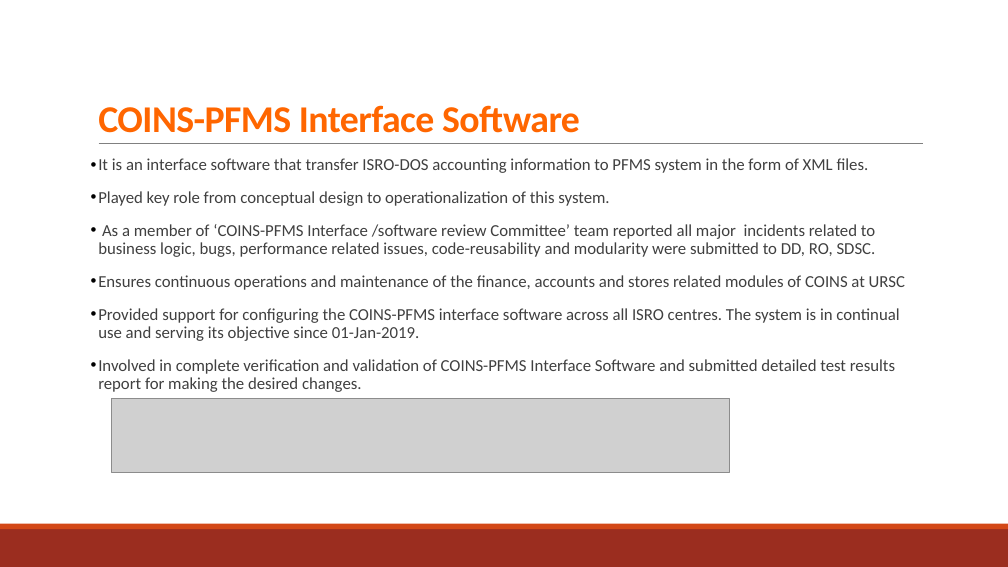
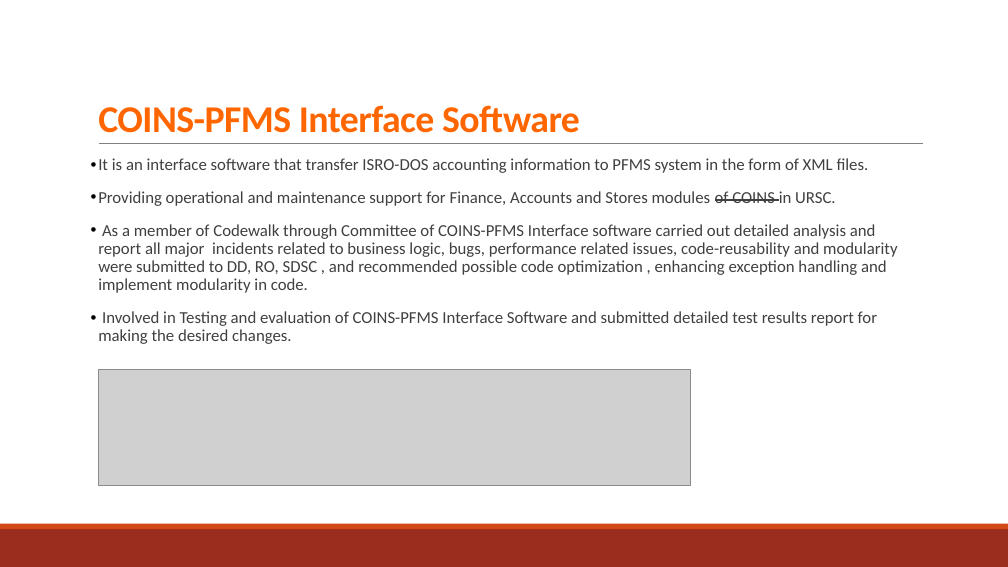
Before and after one commit to NavdeepGarg/DPC_Repo, a slide deck: slide 5 of handOutSources/navdeep.pptx (slide 4 before the commit). Drawn at 1008x567 pixels with LibreOffice and Linux fonts; fonts in the diff are those of the drawing; grey boxes stand for pictures. Boxes give left, top, right and bottom in pixels: in the first picture for what was removed or moved away, otherwise in the second. Text is boxed around its words. In the diff, an @@ line names an element or a change of style, - is before the commit and + after.

```diff
--- a/handOutSources/navdeep.pptx
+++ b/handOutSources/navdeep.pptx
@@ text at <box>98,191,898,344</box>: text changed @@
-• Played key role from conceptual design to operationalization of this system.
-• As a member of ‘COINS-PFMS Interface /software review Committee’ team reported all major incidents related to business logic, bugs, performance related issues, code-reusability and modularity were submitted to DD, RO, SDSC.
-• Ensures continuous operations and maintenance of the finance, accounts and stores related modules of COINS at URSC
-• Provided support for configuring the COINS-PFMS interface software across all ISRO centres. The system is in continual use and serving its objective since 01-Jan-2019.
-• Involved in complete verification and validation of COINS-PFMS Interface Software and submitted detailed test results report for making the desired changes.
+• Providing operational and maintenance support for Finance, Accounts and Stores modules of COINS in URSC.
+• As a member of Codewalk through Committee of COINS-PFMS Interface software carried out detailed analysis and report all major incidents related to business logic, bugs, performance related issues, code-reusability and modularity were submitted to DD, RO, SDSC , and recommended possible code optimization , enhancing exception handling and implement modularity in code.
+• Involved in Testing and evaluation of COINS-PFMS Interface Software and submitted detailed test results report for making the desired changes.
@@ picture: place and size @@
-picture at <box>111,399,730,473</box>
+picture at <box>98,370,691,485</box>
```
Also in this commit, not shown: 4 other slides changed, 1 slide added, 3 other files.
